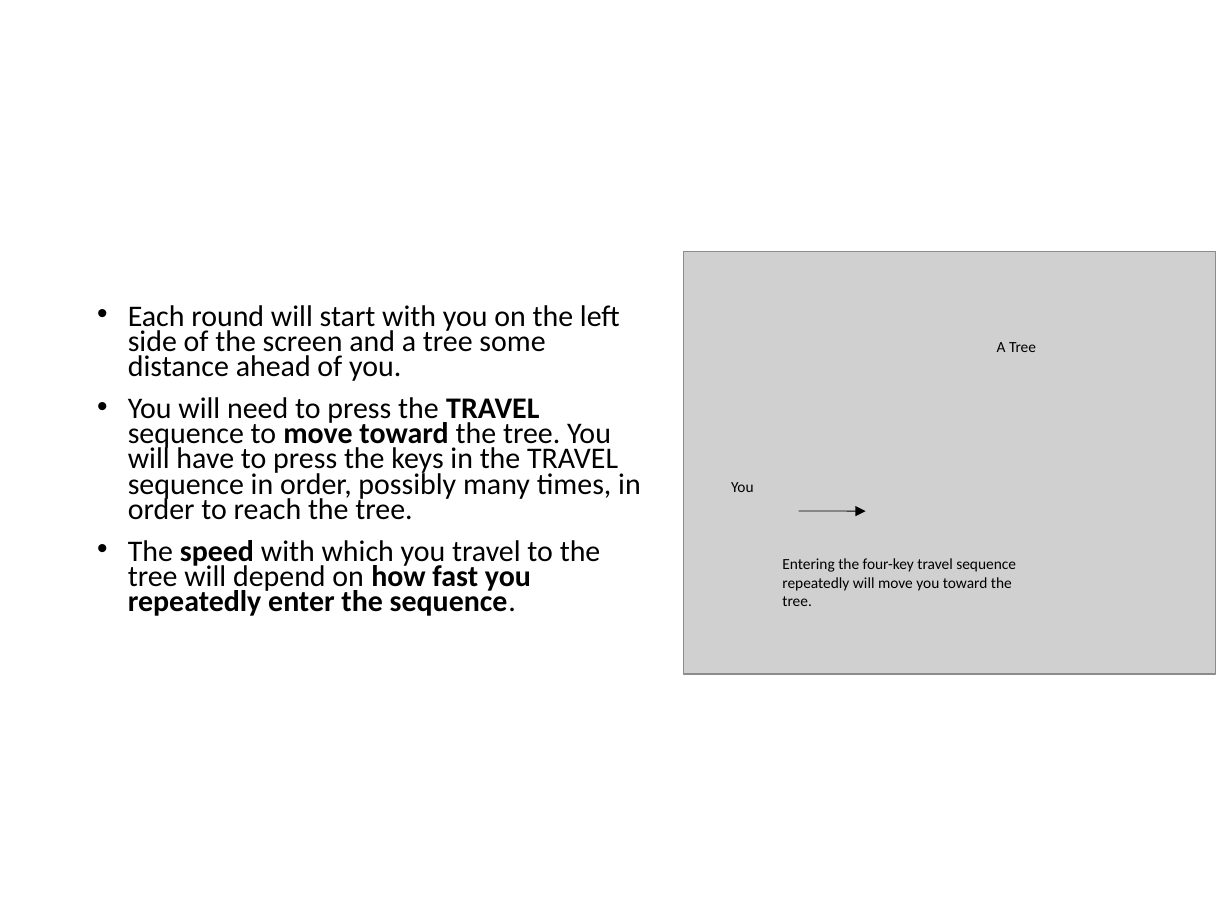
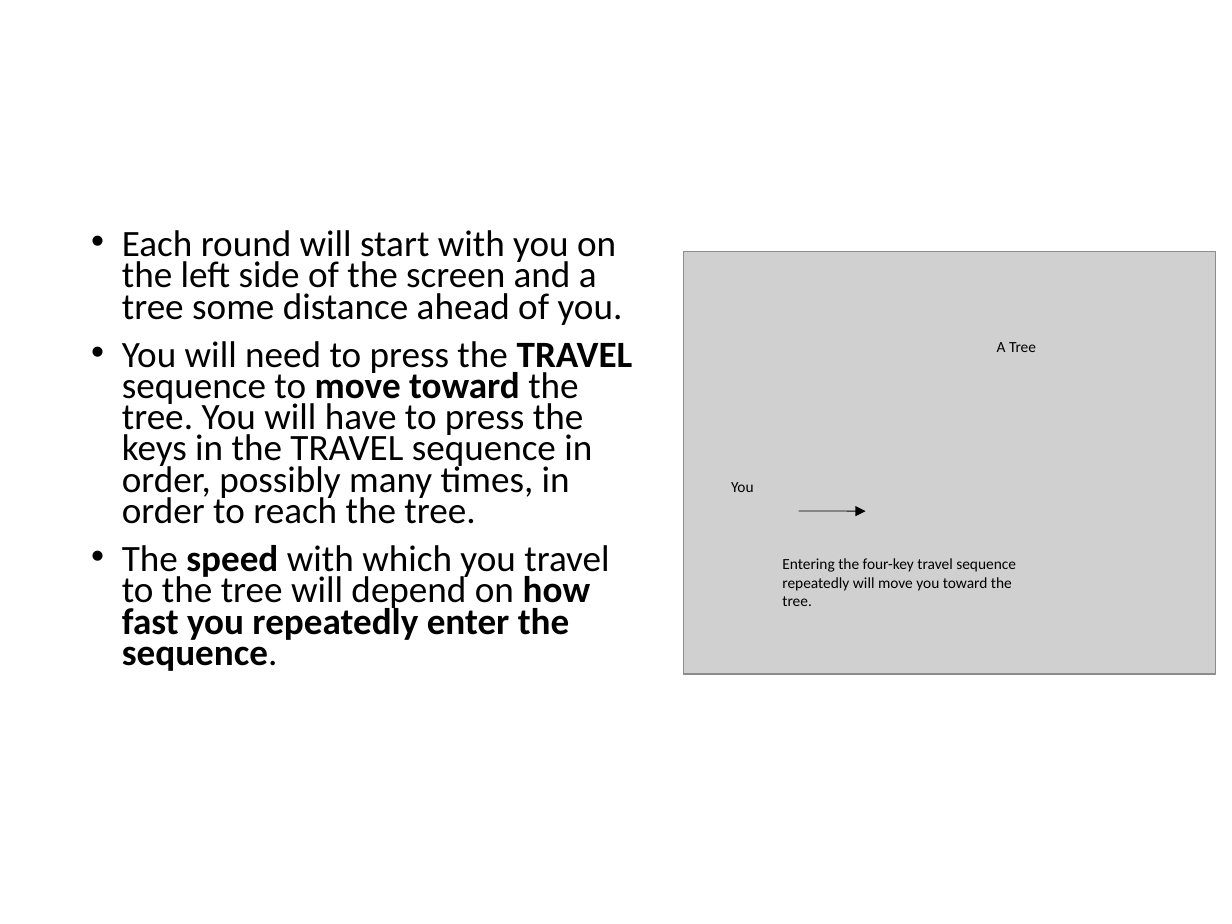
Before and after one commit to evanrussek/forage_jsp, a slide deck: slide 3 of public/ver_2/Stimuli/forage_instructions.pptx. Drawn at 1232x924 pixels with LibreOffice and Linux fonts; fonts in the diff are those of the drawing; grey boxes stand for pictures. Boxes give left, top, right and bottom in pixels: in the first picture for what was removed or moved away, otherwise in the second. Text is boxed around its words. In the diff, an @@ line names an element or a change of style, - is before the commit and + after.

```diff
--- a/public/ver_2/Stimuli/forage_instructions.pptx
+++ b/public/ver_2/Stimuli/forage_instructions.pptx
@@ text "Each round will start with ..." moved from (x1=128, y1=305, x2=641, y2=616) to (x1=122, y1=230, x2=633, y2=671) @@
@@ text "Each round will start with ..." at (x1=122, y1=230, x2=633, y2=671): size 17.5 to 21.7 pt @@
```
Also in this commit, not shown: 7 other slides changed, 52 other files.
